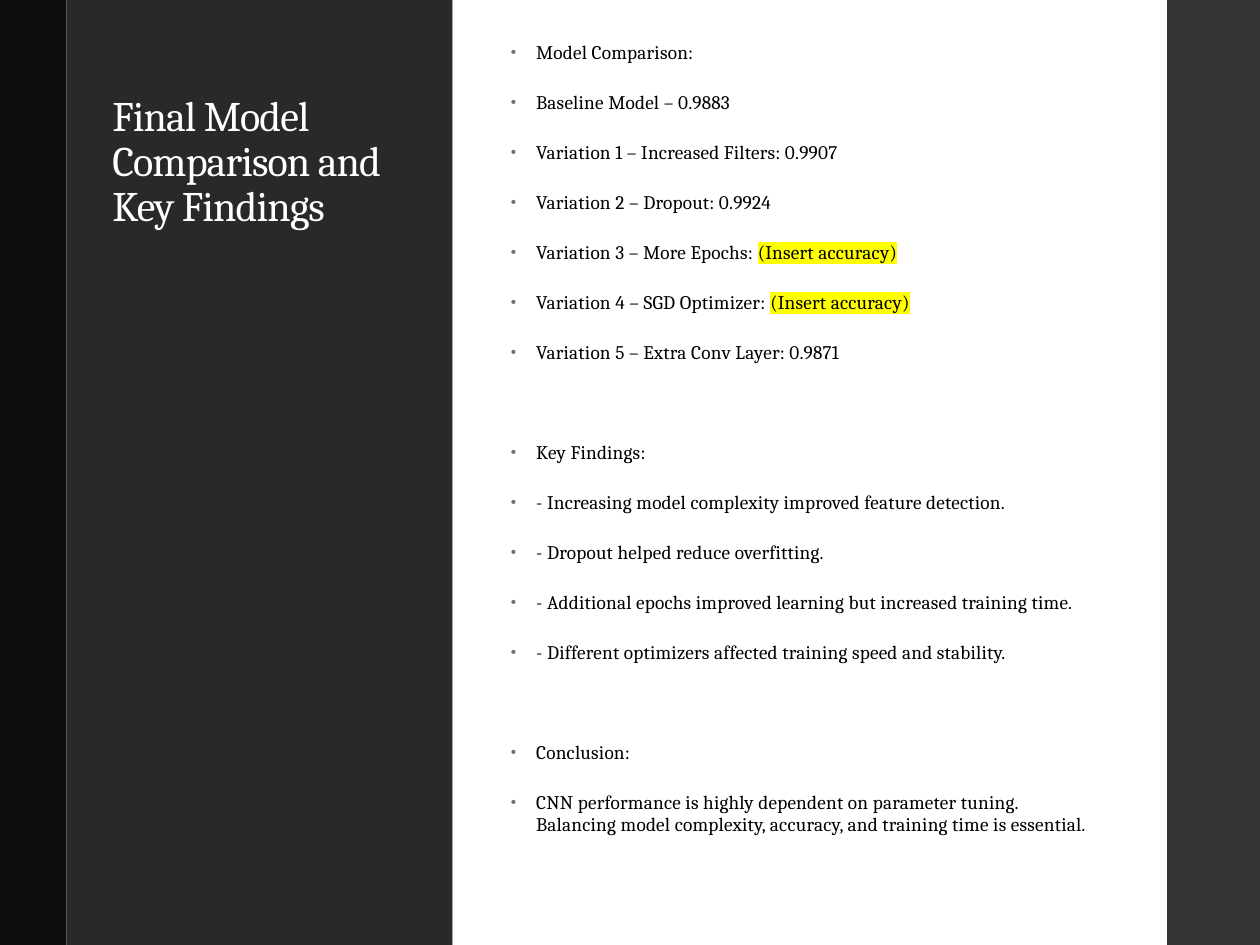
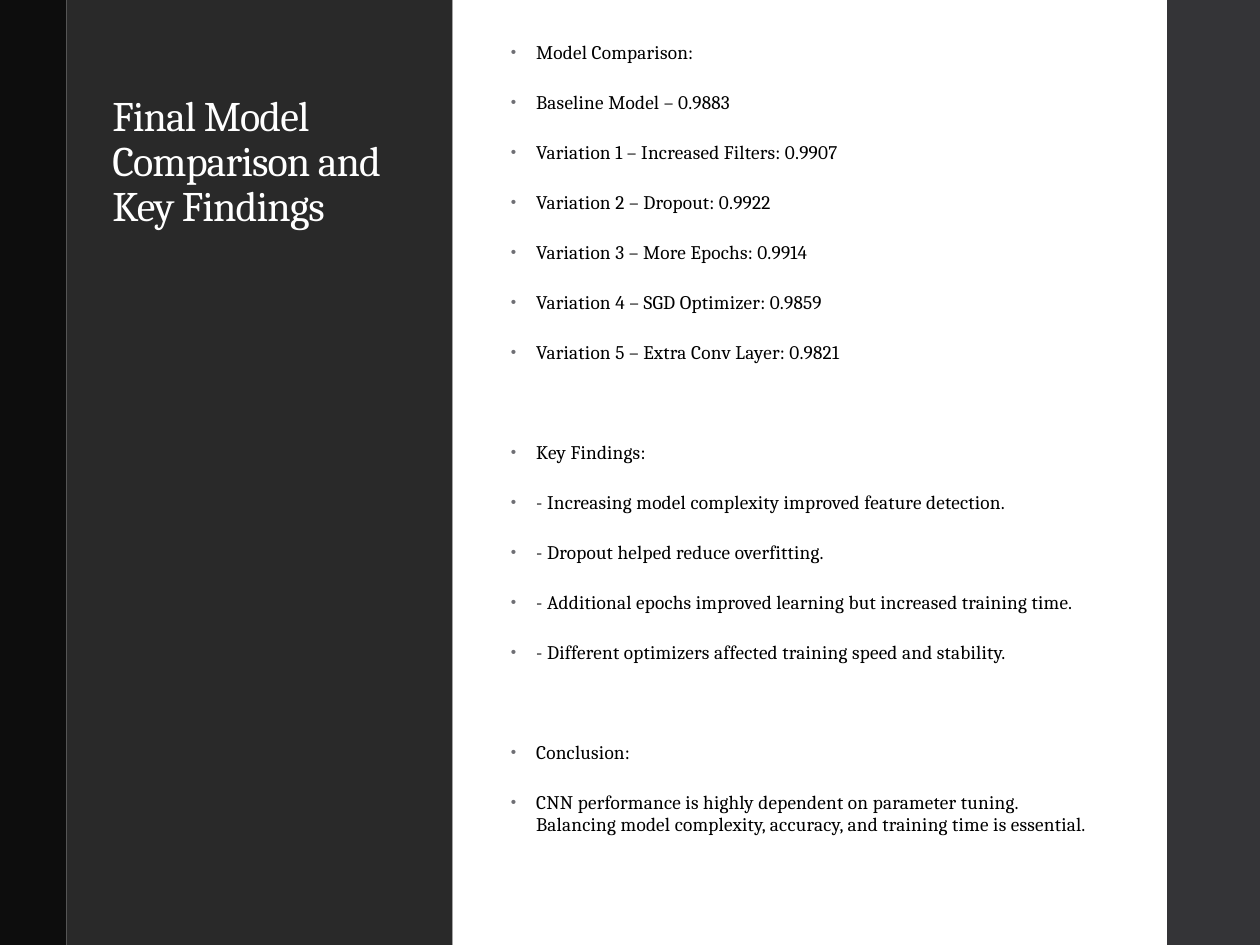
Before and after one commit to jamieridenour-rgb/IN501_Unit9, a slide deck: slide 8 of IN501_Ridenour_Kresser_Meadows_Mpianin_Galarza_Unit9_Assignment.pptx. Drawn at 1260x945 pixels with LibreOffice and Linux fonts; fonts in the diff are those of the drawing. Boxes give left, top, right and bottom in pixels: in the first picture for what was removed or moved away, otherwise in the second. Text is boxed around its words. In the diff, an @@ line names an element or a change of style, - is before the commit and + after.

```diff
--- a/IN501_Ridenour_Kresser_Meadows_Mpianin_Galarza_Unit9_Assignment.pptx
+++ b/IN501_Ridenour_Kresser_Meadows_Mpianin_Galarza_Unit9_Assignment.pptx
@@ text at (536, 196, 839, 363): text changed @@
-• Variation 2 – Dropout: 0.9924
-• Variation 3 – More Epochs: (Insert accuracy)
-• Variation 4 – SGD Optimizer: (Insert accuracy)
-• Variation 5 – Extra Conv Layer: 0.9871
+• Variation 2 – Dropout: 0.9922
+• Variation 3 – More Epochs: 0.9914
+• Variation 4 – SGD Optimizer: 0.9859
+• Variation 5 – Extra Conv Layer: 0.9821
```
Also in this commit, not shown: 5 other slides changed, 6 other files.
